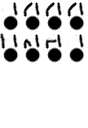
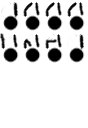
The second 88×128 image is a revision of the first. Changes to its layers:
painted on "player.anim.png" over <box>1,2,84,50</box>
